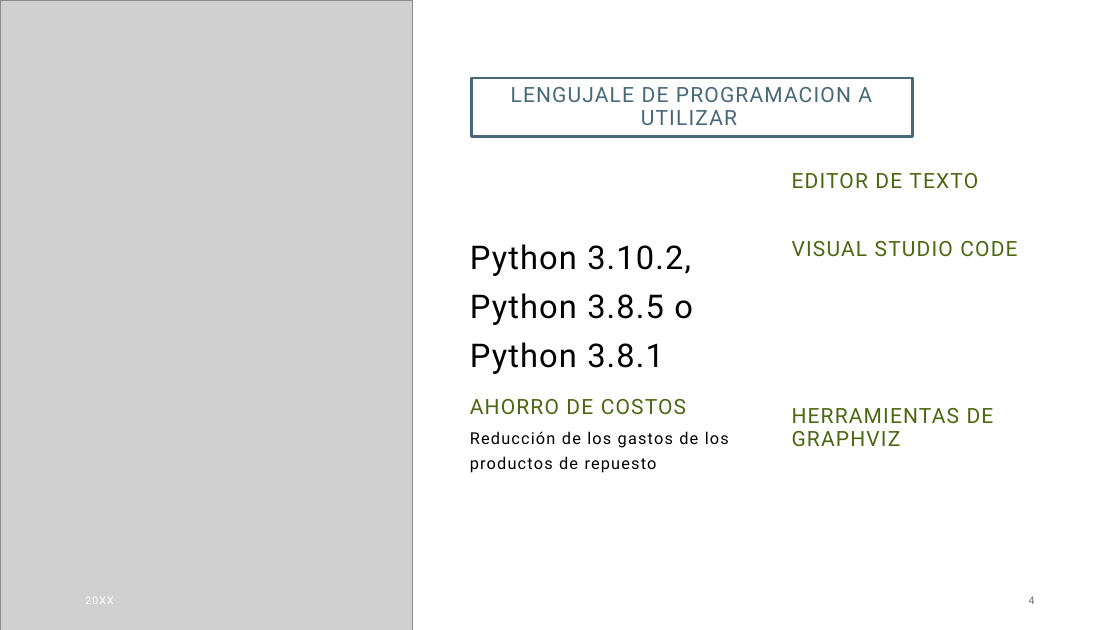
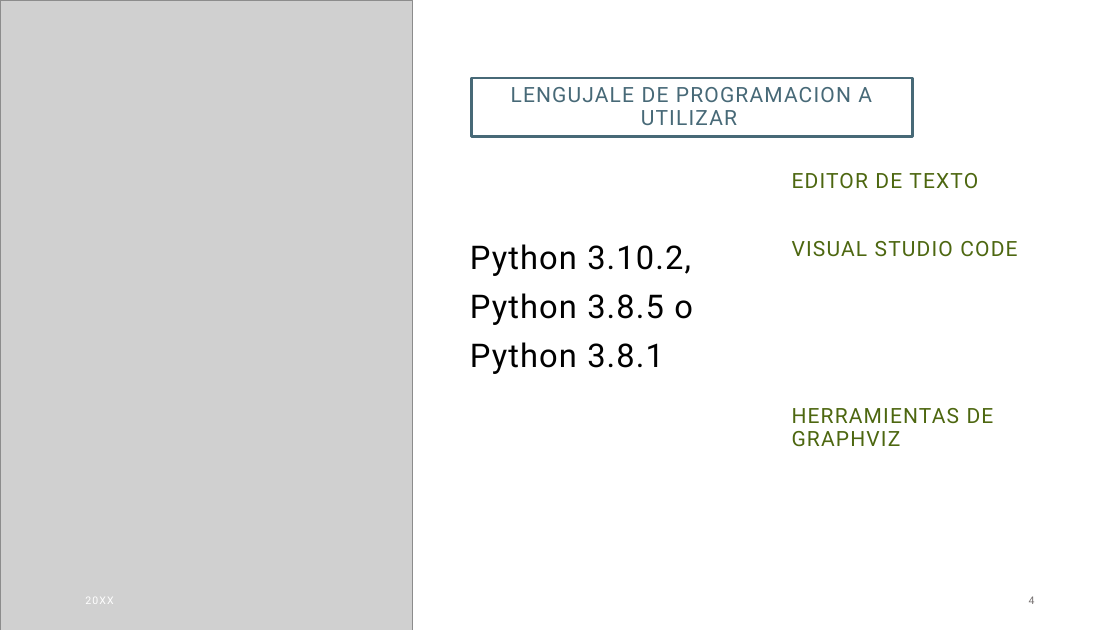
Before and after one commit to BrayanPradoMarroquin/Tuto_EDD_2S2022, a slide deck: slide 4 of PRESENTACIONES/Listas Enlazadas.pptx. Drawn at 1120x630 pixels with LibreOffice and Linux fonts; fonts in the diff are those of the drawing; grey boxes stand for pictures. Boxes give left, top, right and bottom in pixels: in the first picture for what was removed or moved away, otherwise in the second. Text is boxed around its words. In the diff, an @@ line names an element or a change of style, - is before the commit and + after.

```diff
--- a/PRESENTACIONES/Listas Enlazadas.pptx
+++ b/PRESENTACIONES/Listas Enlazadas.pptx
@@ text removed at [470, 399, 686, 415] @@
-AHORRO DE COSTOS
@@ text removed at [470, 431, 729, 473] @@
-Reducción de los gastos de los productos de repuesto
```
Also in this commit, not shown: 2 other slides changed, 5 other files.
